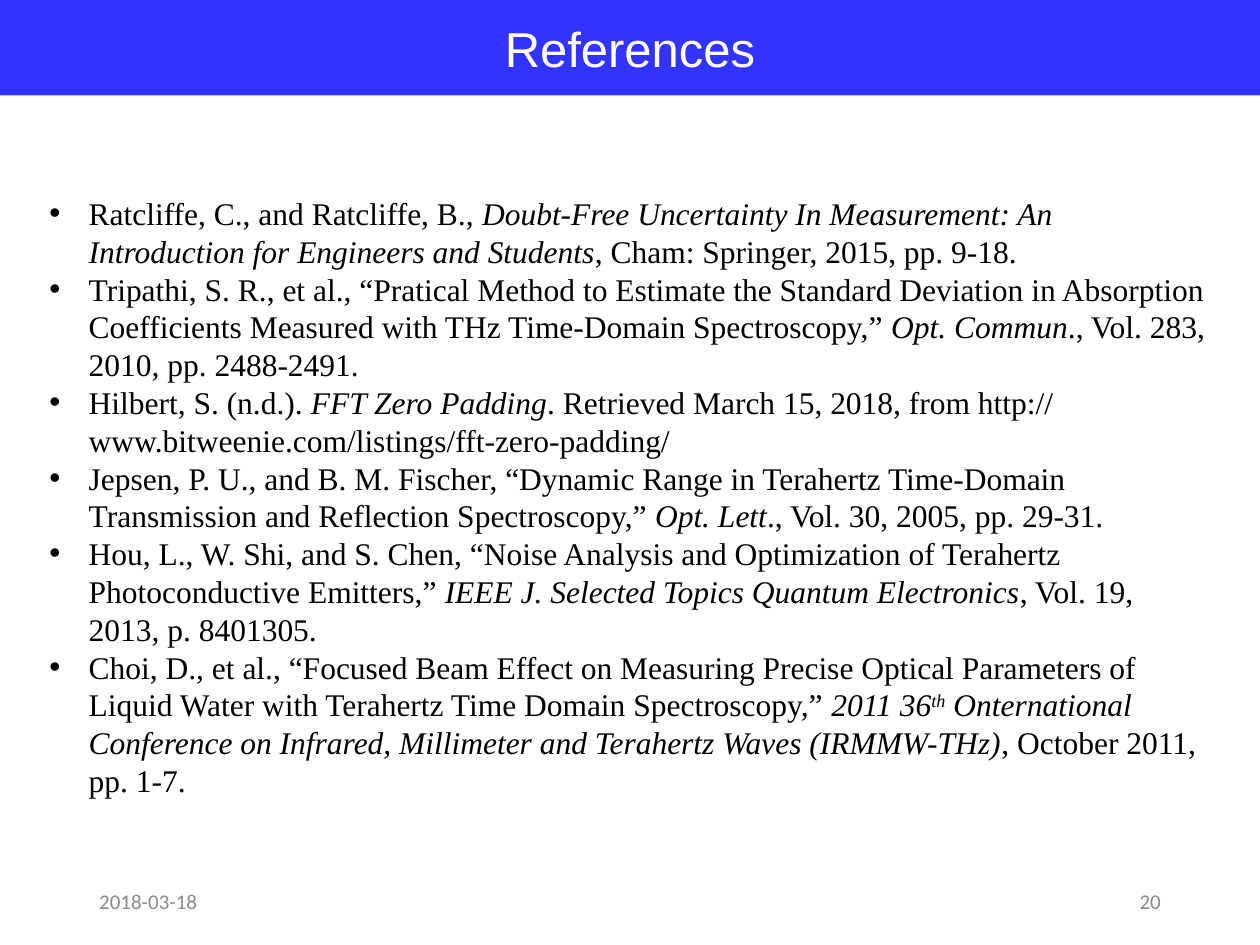
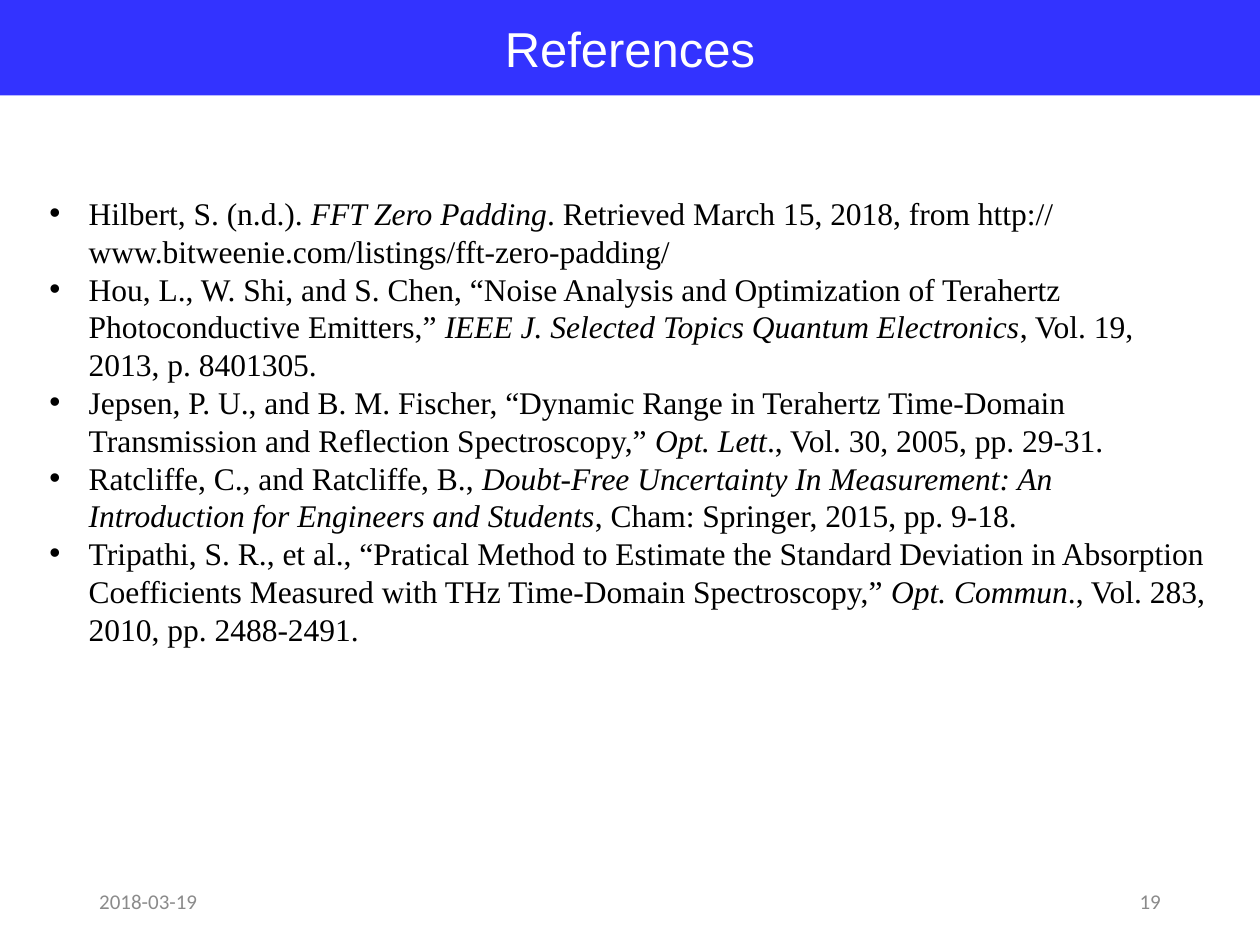
Before and after one commit to jglee96/NBTP_Lab, a slide deck: slide 19 of Terahertz Metrology/Ch3/Terahertz Metrology_Ch3.pptx (slide 20 before the commit). Drawn at 1260x945 pixels with LibreOffice and Linux fonts; fonts in the diff are those of the drawing. Boxes give left, top, right and bottom in pixels: in the first picture for what was removed or moved away, otherwise in the second. Text is boxed around its words. In the diff, an @@ line names an element or a change of style, - is before the commit and + after.

```diff
--- a/Terahertz Metrology/Ch3/Terahertz Metrology_Ch3.pptx
+++ b/Terahertz Metrology/Ch3/Terahertz Metrology_Ch3.pptx
@@ text at [89,203,1133,458]: paragraphs added @@
+• Hilbert, S. (n.d.). FFT Zero Padding. Retrieved March 15, 2018, from http://www.bitweenie.com/listings/fft-zero-padding/
+• Hou, L., W. Shi, and S. Chen, “Noise Analysis and Optimization of Terahertz Photoconductive Emitters,” IEEE J. Selected Topics Quantum Electronics, Vol. 19, 2013, p. 8401305.
+• Jepsen, P. U., and B. M. Fischer, “Dynamic Range in Terahertz Time-Domain Transmission and Reflection Spectroscopy,” Opt. Lett., Vol. 30, 2005, pp. 29-31.
@@ text at [89,392,1196,798]: paragraphs removed @@
-• Hilbert, S. (n.d.). FFT Zero Padding. Retrieved March 15, 2018, from http://www.bitweenie.com/listings/fft-zero-padding/
-• Jepsen, P. U., and B. M. Fischer, “Dynamic Range in Terahertz Time-Domain Transmission and Reflection Spectroscopy,” Opt. Lett., Vol. 30, 2005, pp. 29-31.
-• Hou, L., W. Shi, and S. Chen, “Noise Analysis and Optimization of Terahertz Photoconductive Emitters,” IEEE J. Selected Topics Quantum Electronics, Vol. 19, 2013, p. 8401305.
-• Choi, D., et al., “Focused Beam Effect on Measuring Precise Optical Parameters of Liquid Water with Terahertz Time Domain Spectroscopy,” 2011 36th Onternational Conference on Infrared, Millimeter and Terahertz Waves (IRMMW-THz), October 2011, pp. 1-7.
@@ text at [99,895,197,909]: text changed @@
-2018-03-18
+2018-03-19
@@ page number at [1140,895,1161,909]: text changed @@
-20
+19
```
Also in this commit, not shown: 18 other slides changed, 1 slide removed, 6 other files.
